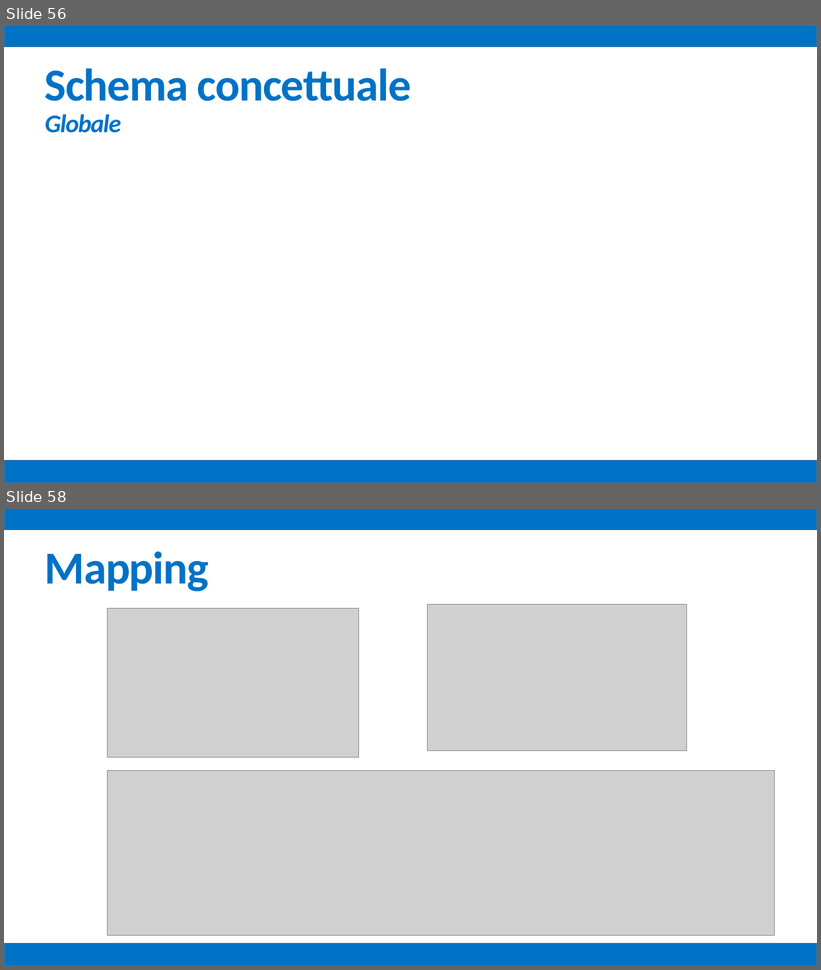
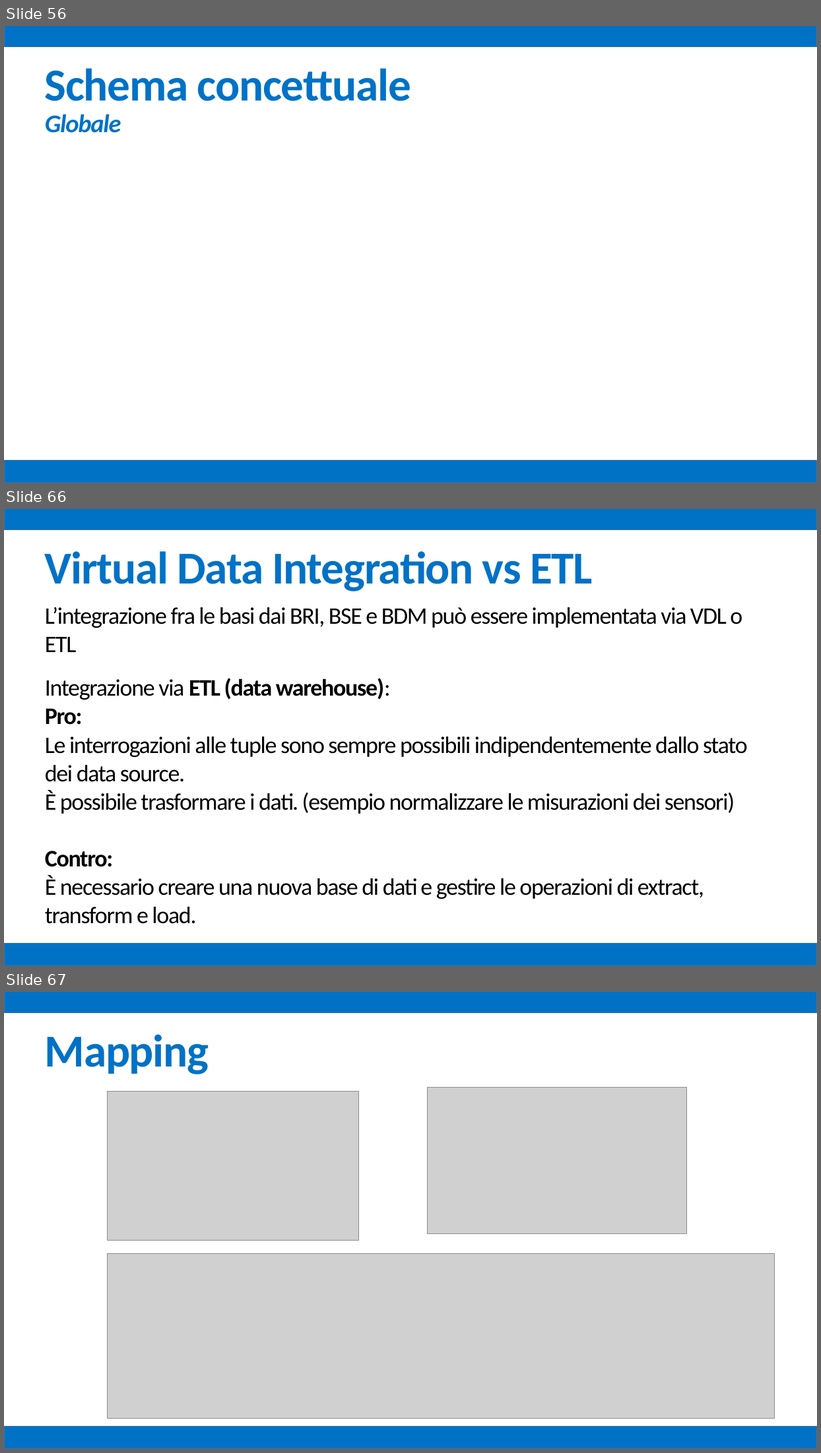
Before and after one commit to mz1991/ProgettoFebbraio2015, a slide deck: Febbraio 2015.pptx. Shown one above the other, each under a label of ours: slides 56 and 58 before the commit, slides 56, 66 and 67 after it; the slides between them are not shown. The pictures are 821x970 and 821x1453 pixels, drawn with LibreOffice and Linux fonts; fonts in the diff are those of the drawing; grey boxes stand for pictures. Boxes give left, top, right and bottom in pixels: in the first picture for what was removed or moved away, otherwise in the second. Text is boxed around its words. In the diff, an @@ line names an element or a change of style, - is before the commit and + after.

```diff
--- a/Febbraio 2015.pptx
+++ b/Febbraio 2015.pptx
@@ slide 66 added at [4, 509, 817, 966], background #FFFFFF @@
@@ rectangle added at [4, 509, 817, 530], fill #0072C6, outline #43739E 1 pt @@
@@ text added at [45, 551, 593, 591], 54 pt, text #0072C6, bold @@
+Virtual Data Integration vs ETL
@@ text added at [45, 607, 748, 924], 28 pt, text #000000 @@
+L’integrazione fra le basi dai BRI, BSE e BDM può essere implementata via VDL o ETL
+Integrazione via ETL (data warehouse):
+Pro:
+Le interrogazioni alle tuple sono sempre possibili indipendentemente dallo stato dei data source.
+È possibile trasformare i dati. (esempio normalizzare le misurazioni dei sensori)
+Contro:
+È necessario creare una nuova base di dati e gestire le operazioni di extract, transform e load.
@@ rectangle added at [4, 943, 817, 966], fill #0072C6, outline #43739E 1 pt @@
@@ what was slide 58 is now slide 67 @@
```
Also in this commit, not shown: 6 slides changed, 9 other slides added.
